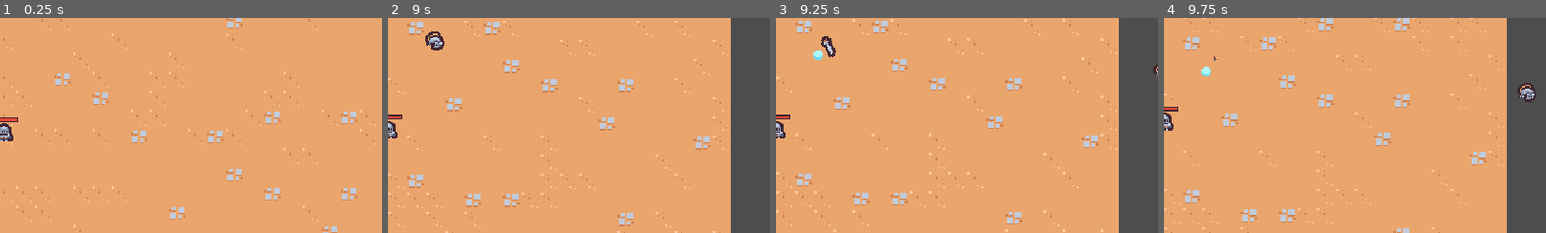
Above: before the commit, frames 1-4 (left to right).
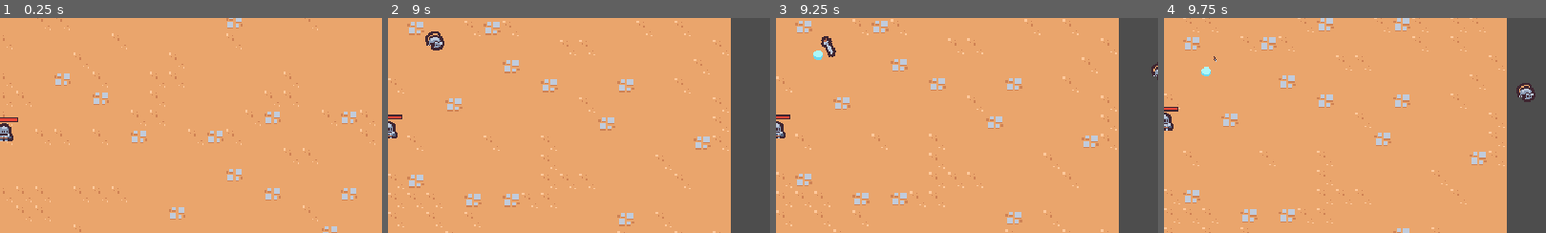
Above: after the commit, the same moments.

Repository: EricksonSiqueira/2DSurvivorsCourse
Game: Godot game, scene res://scenes/main/main.tscn
Same seed, same stepped clock (60 frames per second), same inputs: the game is played once before the commit and once after it.
Inputs (mouse positions are % of the whole screen's width and height, from its top left):
- Up to frame 1 (0.25 s): no input
- Up to frame 2 (9 s): move the mouse to (72, 45) at 0.52 s; press the mouse at (72, 45) at 0.53 s; hold D (move_right) 0.53-1.25 s; release the mouse at (72, 45) at 1.25 s; drag from (30, 55) to (51, 49) at 1.27 s; move the mouse to (60, 28) at 2.02 s; press the mouse at (60, 28) at 2.03 s; hold D (move_right) 2.03-2.75 s; release the mouse at (60, 28) at 2.75 s; drag from (45, 70) to (51, 48) at 2.77 s; tap Enter at 3.5 s; move the mouse to (80, 65) at 3.52 s; press the mouse at (80, 65) at 3.53 s; hold A (move_left) 3.53-4.25 s; release the mouse at (80, 65) at 4.25 s; drag from (20, 35) to (77, 22) at 4.27 s; move the mouse to (55, 50) at 5.02 s; press the mouse at (55, 50) at 5.03 s; hold S (move_down) 5.03-5.75 s; release the mouse at (55, 50) at 5.75 s; drag from (35, 25) to (30, 55) at 5.77 s; move the mouse to (72, 45) at 6.52 s; press the mouse at (72, 45) at 6.53 s; hold Up (move_up) 6.53-7.25 s; release the mouse at (72, 45) at 7.25 s; drag from (30, 55) to (1, 92) at 7.27 s; move the mouse to (60, 28) at 8.02 s; press the mouse at (60, 28) at 8.03 s; hold S (move_down) 8.03-8.75 s; release the mouse at (60, 28) at 8.75 s; drag from (45, 70) to (15, 32) at 8.77 s
- Up to frame 3 (9.25 s): no input
- Up to frame 4 (9.75 s): move the mouse to (80, 65) at 9.52 s; press the mouse at (80, 65) at 9.53 s; hold Up (move_up) from 9.53 s (still down)
The pictures show only the part of the screen within x 50-100%, y 22-72%; the shares and areas given below are measured in that part.

Frames 1-2 are identical in both runs. In frame 3, less than 0.1% of the frame differs, in the area x 98-100%, y 20-29%; in frame 4, 0.2%, in the area x 92-98%, y 30-40%.

Commit message:
feat: adjust difficulty over time

Diff:
--- a/scenes/main/main.tscn
+++ b/scenes/main/main.tscn
@@ -24,7 +24,8 @@
 
 [node name="ArenaTimeManager" parent="." instance=ExtResource("2_1afvu")]
 
-[node name="EnemyManager" parent="." instance=ExtResource("1_mr0e6")]
+[node name="EnemyManager" parent="." node_paths=PackedStringArray("arena_time_manager") instance=ExtResource("1_mr0e6")]
+arena_time_manager = NodePath("../ArenaTimeManager")
 
 [node name="ExperienceManager" parent="." instance=ExtResource("4_xgavw")]
 
--- a/scenes/manager/arena_time_manager.gd
+++ b/scenes/manager/arena_time_manager.gd
@@ -1,11 +1,28 @@
 extends Node
+
+class_name ArenaTimeManager
+
+signal arena_difficulty_increased
+
+const DIFICULTY_INTERVAL = 5
 
 @export var end_screen_scene: PackedScene
 
 @onready var timer = $Timer as Timer
 
+var arena_difficulty = 0
+
 func _ready():
 	timer.timeout.connect(on_timer_timeout)
+
+
+func _process(delta):
+	var next_time_target = timer.wait_time - ((arena_difficulty * 1) * DIFICULTY_INTERVAL)
+
+	if (timer.time_left <= next_time_target):
+		arena_difficulty += 1
+		arena_difficulty_increased.emit(arena_difficulty)
+
 
 func get_time_elapsed():
 	return timer.wait_time - timer.time_left
--- a/scenes/manager/arena_time_manager.tscn
+++ b/scenes/manager/arena_time_manager.tscn
@@ -8,6 +8,6 @@
 end_screen_scene = ExtResource("2_bgduv")
 
 [node name="Timer" type="Timer" parent="."]
-wait_time = 60.0
+wait_time = 300.0
 one_shot = true
 autostart = true
--- a/scenes/manager/enemy_manager.gd
+++ b/scenes/manager/enemy_manager.gd
@@ -3,13 +3,21 @@
 const SPAWN_RADIUS = 375
 
 @export var basic_enemy_scene: PackedScene
+@export var arena_time_manager: ArenaTimeManager
 
+@onready var timer: Timer = $Timer
+
+var base_spawn_time = 0
 
 func _ready():
-	$Timer.timeout.connect(on_timer_timeout)
+	base_spawn_time = timer.wait_time
+	timer.timeout.connect(on_timer_timeout)
+	arena_time_manager.arena_difficulty_increased.connect(on_arena_difficulty_increased)
 
 
 func on_timer_timeout():
+	timer.start()
+
 	var player = get_tree().get_first_node_in_group("player") as Node2D
 	if (player == null):
 		return
@@ -24,3 +32,10 @@
 	var entities_layer = get_tree().get_first_node_in_group("entities_layer")
 	entities_layer.add_child(enemy)
 	enemy.global_position = spawn_position
+
+
+func on_arena_difficulty_increased(arena_difficulty: int):
+	var time_off = (.1 / 12) * arena_difficulty
+	time_off = min(time_off, .7)
+	print(time_off)
+	timer.wait_time = base_spawn_time - time_off
--- a/scenes/manager/enemy_manager.tscn
+++ b/scenes/manager/enemy_manager.tscn
@@ -8,4 +8,5 @@
 basic_enemy_scene = ExtResource("2_8qkwa")
 
 [node name="Timer" type="Timer" parent="."]
+one_shot = true
 autostart = true
